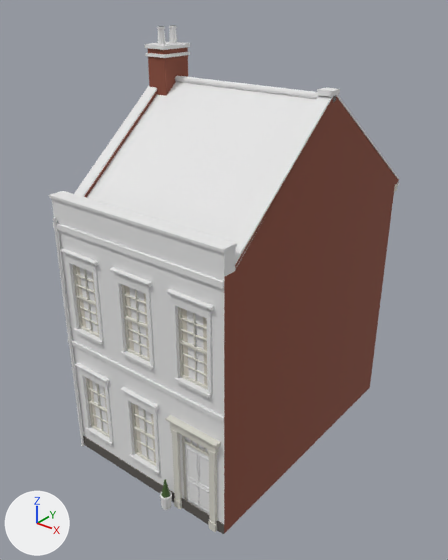
An edit to the glTF model assets/models/houses/terrace_55.glb, drawn before and after from the same camera.
Before and after are seen from a camera (50 mm lens) standing at (9.85, -8.88, 12.63) and looking at (-0.02, 3.44, 4.99). Lighting does not change. The marker at lower left points along +X, +Y and +Z. The older version comes first. Objects named as collision shapes, trigger or cutter boxes, shadow casters or lower levels of detail are left out. Vertices at exactly the same position are counted once.

In view in the first picture: 'terrace_55'.
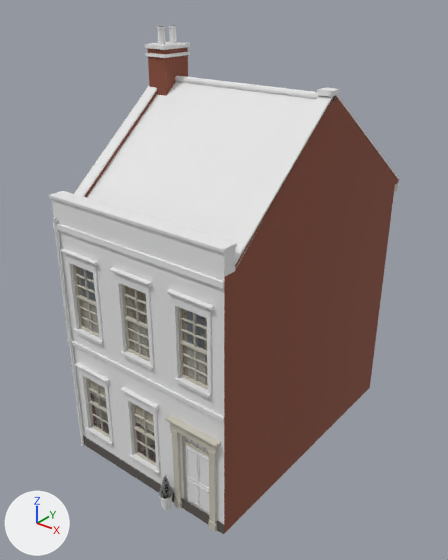
What differs and where, as boxes (x1, y1, x2, y2) in the pictures (448 x 560 px):
part 1 of me_terrace_55, rebuilt
    before: (88, 379, 97, 427)
    after: (90, 393, 97, 426)
part 2 of me_terrace_55, rebuilt (8% narrower)
    before: (75, 266, 86, 328)
    after: (76, 266, 86, 327)
part 3 of me_terrace_55, rebuilt (not visible afterwards)
    before: (92, 272, 99, 334)
part 4 of me_terrace_55, rebuilt
    before: (125, 286, 134, 351)
    after: (125, 286, 135, 350)
part 5 of me_terrace_55, rebuilt (mostly hidden)
    both: (144, 293, 150, 358)
part 6 of me_terrace_55, rebuilt (22% narrower)
    before: (181, 308, 189, 377)
    after: (182, 309, 188, 376)
part 7 of me_terrace_55, rebuilt
    before: (134, 404, 142, 454)
    after: (134, 406, 142, 454)
part 8 of me_terrace_55, rebuilt (mostly hidden)
    before: (203, 317, 207, 386)
    after: (204, 317, 207, 385)
part 9 of me_terrace_55, rebuilt (mostly hidden)
    before: (151, 414, 156, 463)
    after: (153, 432, 156, 462)
part 10 of me_terrace_55, cut back
    before: (160, 480, 172, 510)
    after: (80, 268, 205, 510)
part 11 of me_terrace_55, recoloured
    both: (72, 183, 398, 532)
part 12 of me_terrace_55, recoloured
    before: (80, 268, 204, 461)

Edits to the bpy script that builds the scene:
```text
Add mat_glass:
    mat_glass = bpy.data.materials.new('glass')
    # nodes: BsdfPrincipled, Math, Mix, OutputMaterial, VertexColor
    # colours: grey #6c767c, mixed with the vertex colours
Add mat_plant:
    mat_plant = bpy.data.materials.new('plant')
    # nodes: BsdfPrincipled, Math, Mix, OutputMaterial, VertexColor
    # colours: white #e7e7e7, mixed with the vertex colours
Change me_terrace_55:
    used by ob_terrace_55; location = (0.0, 0.0, 0.0)
    remove me_terrace_55.from_pydata(...)  # 1371 vertices, 1840 faces; spans x -2.77..2.77, y -0.41..8.32, z 0.0..11.51
    add me_terrace_55.from_pydata(...)  # 3913 vertices, 4558 faces; spans x -2.77..2.77, y -0.46..8.32, z 0.0..11.51
    me_terrace_55 part 1: the loose piece of 4 vertices spanning x -2.29..-2.07, y 0.1, z 0.85..2.65 is rebuilt with 14 vertices and now spans x -2.25..-2.1, y 0.12..0.14, z 0.84..2.61
    me_terrace_55 part 2: the loose piece of 4 vertices spanning x -2.29..-2.07, y 0.1, z 4.2..6.1 is rebuilt with 14 vertices and now spans x -2.25..-2.1, y 0.12..0.14, z 4.19..6.06
    me_terrace_55 part 3: the loose piece of 4 vertices spanning x -1.59..-1.37, y 0.1, z 4.2..6.1 is rebuilt with 14 vertices and now spans x -1.57..-1.41, y 0.12..0.14, z 4.19..6.06
    me_terrace_55 part 4: the loose piece of 4 vertices spanning x -0.46..-0.24, y 0.1, z 4.2..6.1 is rebuilt with 14 vertices and now spans x -0.42..-0.23, y 0.12..0.14, z 4.19..6.06
    me_terrace_55 part 5: the loose piece of 4 vertices spanning x 0.24..0.46, y 0.1, z 4.2..6.1 is rebuilt with 14 vertices and now spans x 0.23..0.42, y 0.12..0.14, z 4.19..6.06
    me_terrace_55 part 6: the loose piece of 4 vertices spanning x 1.37..1.59, y 0.1, z 4.2..6.1 is rebuilt with 14 vertices and now spans x 1.41..1.57, y 0.12..0.14, z 4.19..6.06
    me_terrace_55 part 7: the loose piece of 4 vertices spanning x -0.46..-0.24, y 0.1, z 0.85..2.65 is rebuilt with 14 vertices and now spans x -0.42..-0.24, y 0.12..0.14, z 0.84..2.61
    me_terrace_55 part 8: the loose piece of 4 vertices spanning x 2.07..2.29, y 0.1, z 4.2..6.1 is rebuilt with 14 vertices and now spans x 2.1..2.25, y 0.12..0.14, z 4.19..6.06
    me_terrace_55 part 9: the loose piece of 4 vertices spanning x 0.24..0.46, y 0.1, z 0.85..2.65 is rebuilt with 14 vertices and now spans x 0.24..0.42, y 0.12..0.14, z 0.84..2.61
    me_terrace_55 part 10: 10 vertices moved from x 0.87..1.12, y -0.36..-0.12, z 0.0..0.42 to x 0.87..1.13, y -0.38..-0.09, z 0.0..0.42; 29 vertices removed from x 0.84..1.1, y -0.41..-0.09, z 0.0..0.92; 2207 vertices added at x -2.41..2.45, y -0.46..0.83, z 0.0..6.36
    me_terrace_55 part 11: 578 kept faces spanning x -2.75..2.75, y -0.18..8.2, z 0.0..7.21 get new vertex colours; the middle colour goes from white #edebe0 to pale yellow #dbd6c7
    me_terrace_55 part 12: 10 faces spanning x -2.29..2.29, y 0.11, z 0.8..6.1 switch from mat_house to mat_glass
    other edits to the shape of me_terrace_55 do not show in these pictures
    add me_terrace_55.materials.append(mat_plant)
```
